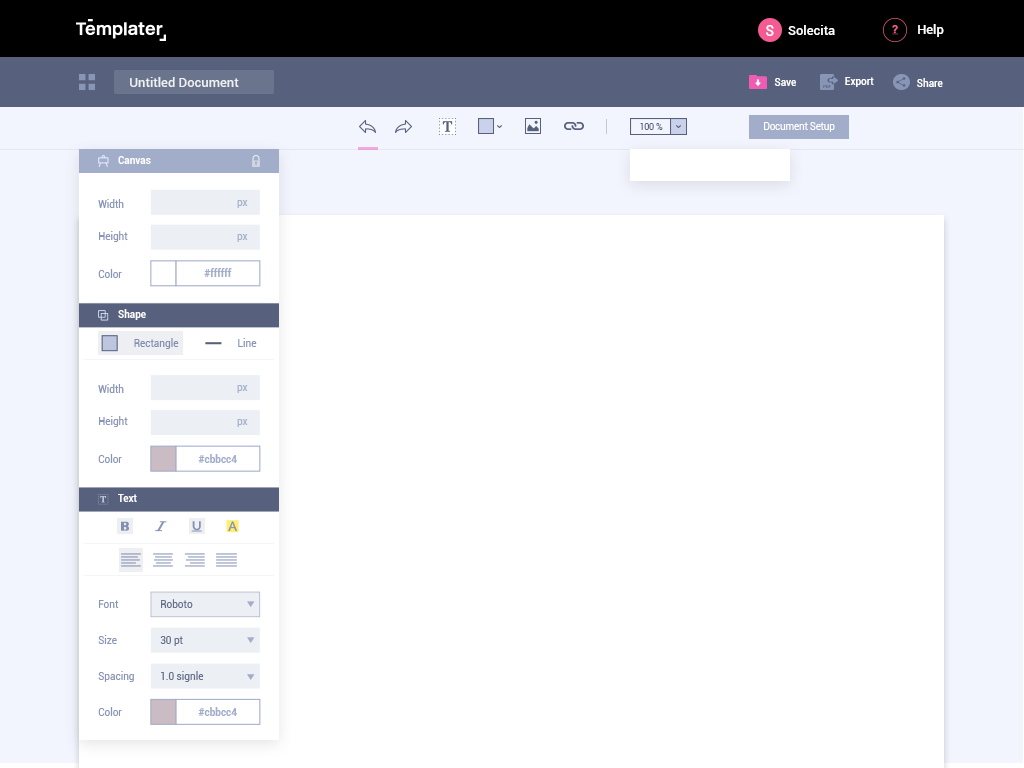
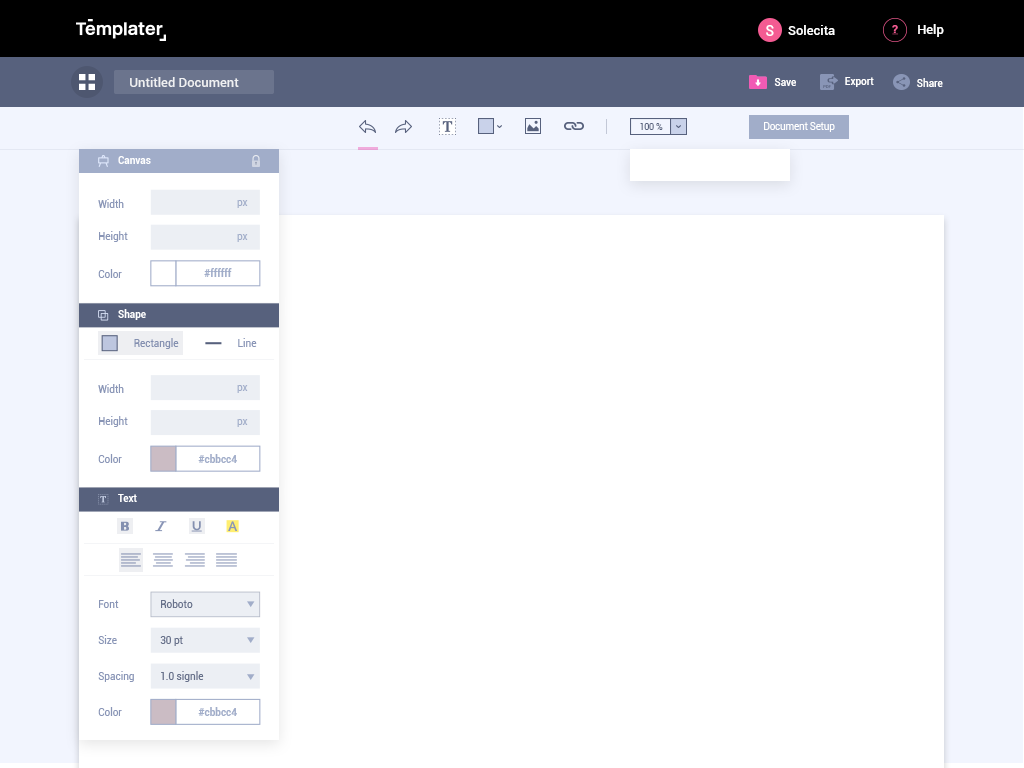
Two versions of the same layered image (1024 × 768). Layer-by-layer changes:
added layer "list_selected backing" (10%) in group "sub menu" over [71, 66, 103, 98]
